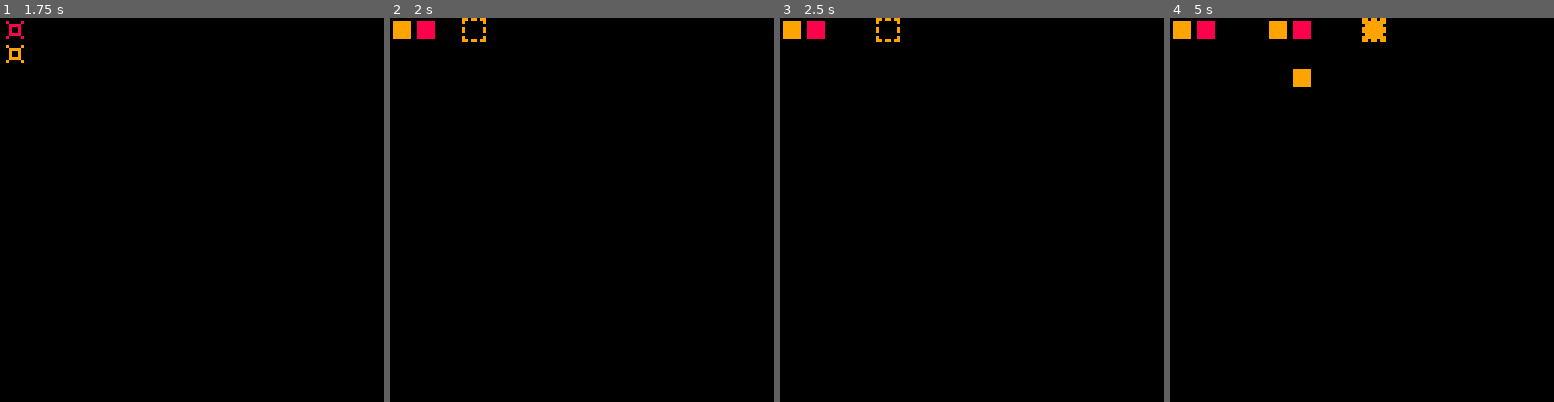
Above: before the commit, frames 1-4 (left to right).
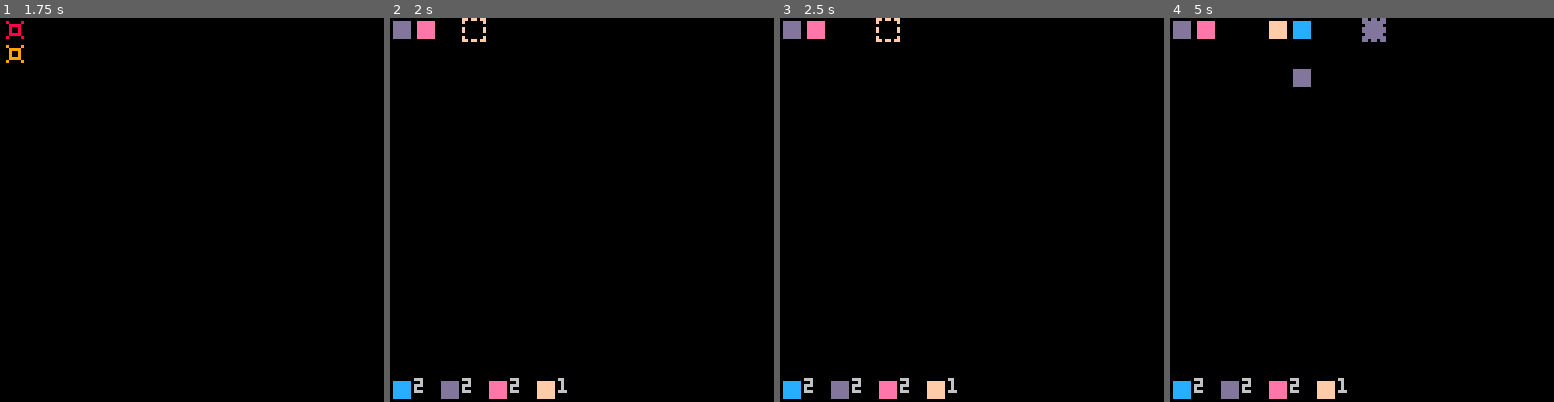
Above: after the commit, the same moments.

Repository: RobertoFreireFerrazPassos/pico8
Game: PICO-8 cartridge towerdefense.p8
The game is run twice, just before and just after one commit, with the same random seed, the same clock (stepped at 60 frames per second) and the same inputs.
Inputs:
- Up to frame 1 (1.75 s): tap X (X key) at 0.33, 1.07 s; tap O (Z key) at 0.7, 1.7 s; hold Right from 1.6 s (still down)
- Up to frame 2 (2 s): keep holding Right; tap X (X key) at 1.85 s
- Up to frame 3 (2.5 s): release Right at 2.1 s; tap O (Z key) at 2.1 s; hold Up 2.15-2.42 s; hold Right from 2.47 s (still down)
- Up to frame 4 (5 s): tap O (Z key) every 0.4 s from 2.5 to 4.9 s; tap X (X key) at 2.97, 4.08 s; release Right at 3.03 s; hold Left 3.08-3.58 s; hold Down 3.63-3.97 s; hold Right 4.02-4.68 s; hold Up from 4.73 s (still down)

Frame 1 is identical in both runs. In frame 2, 1.7% of the frame differs, in the area x 0-47%, y 0-100%; in frame 3, 1.7%; in frame 4, 2.6%, in the area x 0-57%, y 0-100%.

Commit message:
draw_availabletowers

Diff:
--- a/towerdefense.p8
+++ b/towerdefense.p8
@@ -2,6 +2,9 @@
 version 41
 __lua__
 function _init()
+ generateavailabletowers(
+ 	{2,2,2,1}
+ )
 	generateenemies()
 end
 
@@ -25,6 +28,8 @@
 	foreach(enemies,function(e)
 		e:draw()
 	end)
+
+	draw_availabletowers()
 end
 
 -->8
@@ -135,9 +140,36 @@
 	end
 })
 
+availabletowers = {}
+
+function generateavailabletowers(ql)
+	local index=1
+	foreach(ql,function(i)
+		add(availabletowers,
+			{
+				c=towertypes[index].c,
+				s=towertypes[index].s,
+				q=i
+			}
+		)
+		index+=1
+	end)
+end
+
+function draw_availabletowers()
+	local xx,yy=0,15
+	foreach(availabletowers,function(at)
+		spr(at.s,xx*8,yy*8)
+		print(at.q,(xx+1)*8,yy*8)
+		xx+=2
+	end)
+end
+
 towertypes = {
-	{c=8,s=2},
-	{c=9,s=3}
+	{c=12,s=2},
+	{c=13,s=3},
+	{c=14,s=4},
+	{c=15,s=5}
 }
 
 towers= {}
@@ -176,12 +208,12 @@
 
 __gfx__
 00000000660660660000000000000000000000000000000000000000000000000000000000000000000000000000000000000000000000000000000000000000
-00000000600000060888888009999990000000000000000000000000000000000000000000000000000000000000000000000000000000000000000000000000
-00700700000000000888888009999990000000000000000000000000000000000000000000000000000000000000000000000000000000000000000000000000
-00077000600000060888888009999990000000000000000000000000000000000000000000000000000000000000000000000000000000000000000000000000
-00077000600000060888888009999990000000000000000000000000000000000000000000000000000000000000000000000000000000000000000000000000
-00700700000000000888888009999990000000000000000000000000000000000000000000000000000000000000000000000000000000000000000000000000
-00000000600000060888888009999990000000000000000000000000000000000000000000000000000000000000000000000000000000000000000000000000
+00000000600000060cccccc00dddddd00eeeeee00ffffff000000000000000000000000000000000000000000000000000000000000000000000000000000000
+00700700000000000cccccc00dddddd00eeeeee00ffffff000000000000000000000000000000000000000000000000000000000000000000000000000000000
+00077000600000060cccccc00dddddd00eeeeee00ffffff000000000000000000000000000000000000000000000000000000000000000000000000000000000
+00077000600000060cccccc00dddddd00eeeeee00ffffff000000000000000000000000000000000000000000000000000000000000000000000000000000000
+00700700000000000cccccc00dddddd00eeeeee00ffffff000000000000000000000000000000000000000000000000000000000000000000000000000000000
+00000000600000060cccccc00dddddd00eeeeee00ffffff000000000000000000000000000000000000000000000000000000000000000000000000000000000
 00000000660660660000000000000000000000000000000000000000000000000000000000000000000000000000000000000000000000000000000000000000
 00000000000000000000000000000000000000000000000000000000000000000000000000000000000000000000000000000000000000000000000000000000
 08000080090000900000000000000000000000000000000000000000000000000000000000000000000000000000000000000000000000000000000000000000
